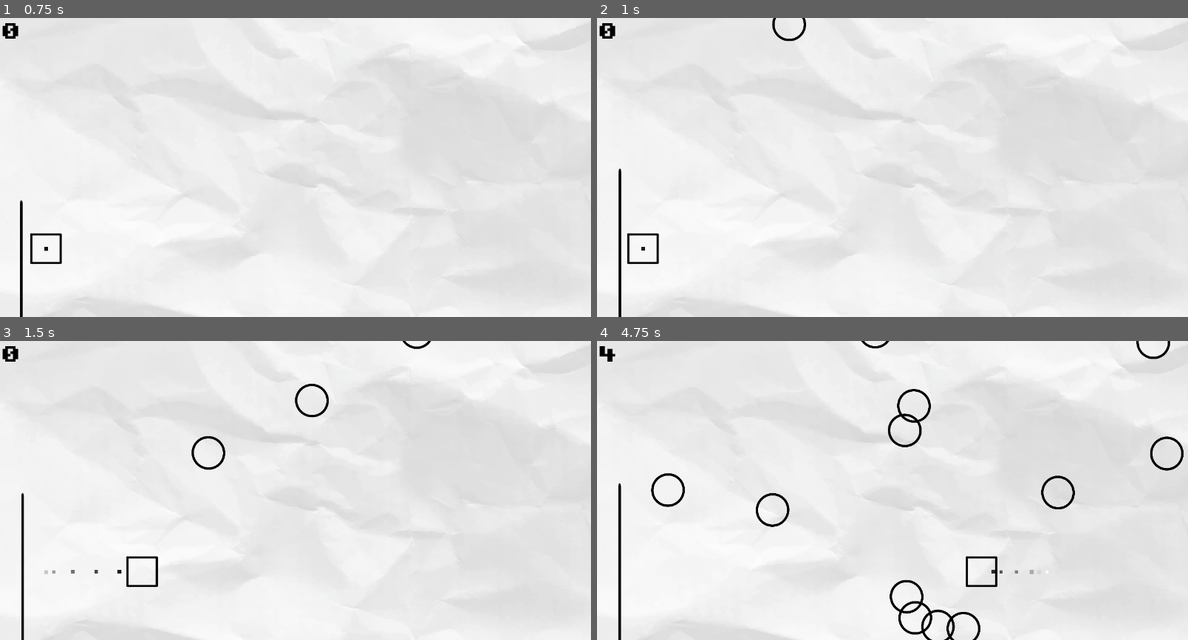
Above: before the commit, frames 1-4 (two rows, left to right).
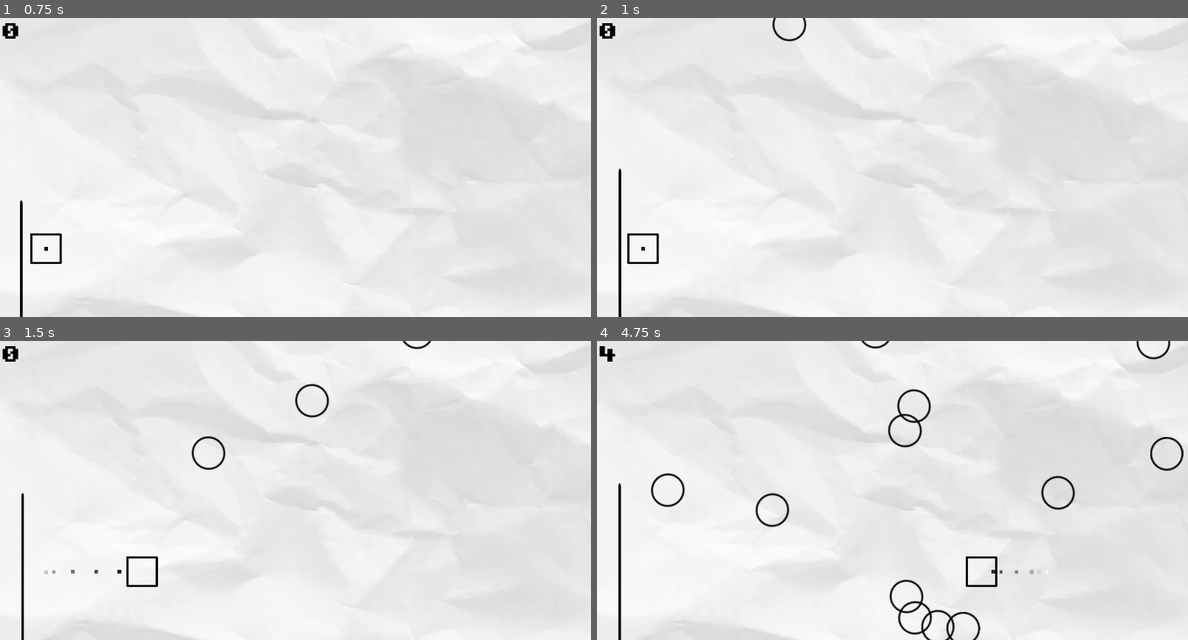
Above: after the commit, the same moments.

Repository: the-blue-hole/circleshooter-debuger
Game: Godot game, scene res://scenes/main_menu.tscn
Same seed, same stepped clock (60 frames per second), same inputs: the game is played once before the commit and once after it.
Inputs:
- Up to frame 1 (0.75 s): click "start game" at 0.5 s
- Up to frame 2 (1 s): no input
- Up to frame 3 (1.5 s): hold D (right) from 1.28 s (still down); tap Shift (dash) at 1.35 s
- Up to frame 4 (4.75 s): release D (right) at 2.03 s; hold S (down) 2.03-2.78 s; tap Shift (dash) at 2.1, 3.05, 3.6, 4.35 s; hold D (right) 2.78-3.53 s; hold Space (shoot) 2.78-3.53 s; hold W (up) 3.53-4.28 s; hold A (left) from 4.28 s (still down)

Frame 1 is identical in both runs. In frame 2, less than 0.1% of the frame differs, in the area x 29-36%, y 0-8%; in frame 3, 0.3%; in frame 4, 1.1%, in the area x 9-100%, y 0-100%.

Commit message:
circle changed

Diff:
--- /dev/null
+++ b/circle 1.svg
@@ -0,0 +1 @@
+<svg version="1.1" xmlns="http://www.w3.org/2000/svg" xmlns:xlink="http://www.w3.org/1999/xlink" width="45.52345" height="44.85469" viewBox="0,0,45.52345,44.85469"><g transform="translate(-258.03596,-212.53939)"><g data-paper-data="{&quot;isPaintingLayer&quot;:true}" fill="none" fill-rule="nonzero" stroke="#000000" stroke-width="2.5" stroke-linecap="butt" stroke-linejoin="miter" stroke-miterlimit="10" stroke-dasharray="" stroke-dashoffset="0" style="mix-blend-mode: normal"><path d="M302.30941,234.96673c0,11.69592 -9.63113,21.17734 -21.51172,21.17734c-11.8806,0 -21.51172,-9.48142 -21.51172,-21.17734c0,-11.69592 9.63113,-21.17734 21.51172,-21.17734c11.8806,0 21.51172,9.48142 21.51172,21.17734z"/></g></g></svg>
--- a/scenes/circle.tscn
+++ b/scenes/circle.tscn
@@ -1,7 +1,7 @@
 [gd_scene load_steps=5 format=3 uid="uid://dwgbq8fs7h76d"]
 
-[ext_resource type="Texture2D" uid="uid://xi504pjloi11" path="res://pngtree-black-ring-png-image_2319174.png" id="1_1y6xv"]
 [ext_resource type="Script" path="res://scenes/circle.gd" id="1_8757o"]
+[ext_resource type="Texture2D" uid="uid://dii4aofagh4e3" path="res://circle 1.svg" id="2_5e06d"]
 [ext_resource type="AudioStream" uid="uid://uruwg0qlrqrg" path="res://scenes/retro-explode-3-236682.mp3" id="3_o66fq"]
 
 [sub_resource type="CircleShape2D" id="CircleShape2D_ojgey"]
@@ -15,8 +15,9 @@
 [node name="Sprite2D" type="Sprite2D" parent="."]
 modulate = Color(0, 0, 0, 1)
 self_modulate = Color(0, 0, 0, 1)
-scale = Vector2(0.25, 0.247222)
-texture = ExtResource("1_1y6xv")
+position = Vector2(0.500001, -2)
+scale = Vector2(1.58696, 1.6)
+texture = ExtResource("2_5e06d")
 
 [node name="CollisionShape2D" type="CollisionShape2D" parent="."]
 position = Vector2(0, -2)
Not shown, added: circle 1.svg.import
Not shown, added: scenes/levA3A5.tmp
